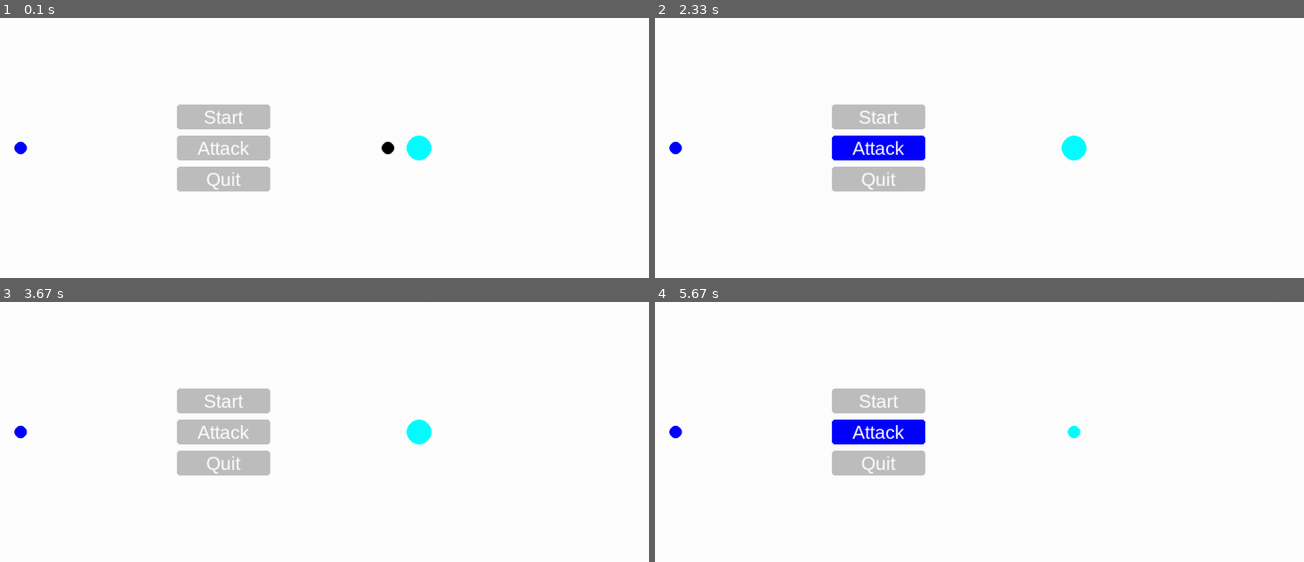
Above: before the commit, frames 1-4 (two rows, left to right).
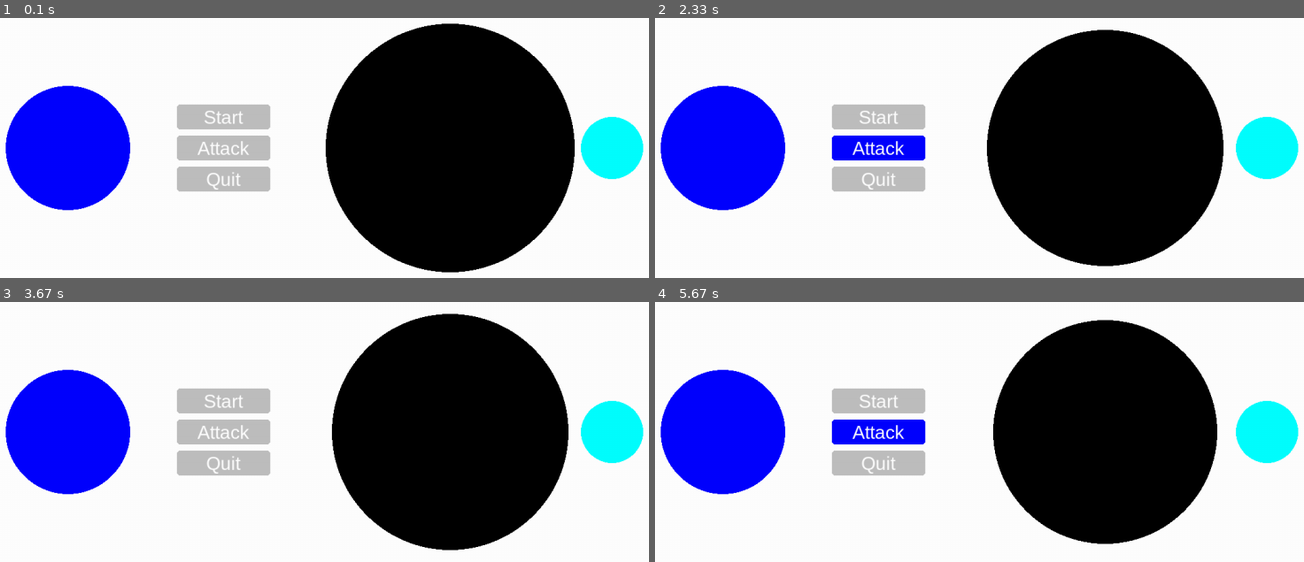
Above: after the commit, the same moments.

Repository: MathiasBenoni/IT
Game: pygame game, started from IT2/monster_rpg/main.py
Same seed, same stepped clock (60 frames per second), same inputs: the game is played once before the commit and once after it.
Inputs (mouse positions are in pixels of both pictures, inside the frame that each line leads up to):
- Up to frame 1 (0.1 s): no input
- Up to frame 2 (2.33 s): click "Start" at 0.38 s; click (1018, 176) at 0.72 s; click "Attack" at 2.05 s
- Up to frame 3 (3.67 s): click (318, 549) at 2.38 s; click "Start" at 3.22 s; click (564, 393) at 3.55 s
- Up to frame 4 (5.67 s): click "Start" at 4.38 s; click (778, 346) at 4.72 s; click "Attack" at 5.55 s

The runs differ from the first frame. In frame 1, 38% of the frame differs, in the area x 0-100%, y 2-98%; in frame 2, 35%; in frame 3, 35%; in frame 4, 32%.

Commit message:
Enemies are in a line

Diff:
--- a/IT2/monster_rpg/main.py
+++ b/IT2/monster_rpg/main.py
@@ -14,19 +14,20 @@
 running = True
 
 
+button_width = 150
+button_height = 40
+padding = 10
+
 global_y_pos = HEIGHT // 2
-enemy_x_pos = WIDTH // 2 + 50
+enemy_x_pos = WIDTH // 2 + 150
+
 enteties = [
-  Entety(10, False, 'blue', (100, global_y_pos)), # Player
-  Entety(10, True, 'black', (enemy_x_pos, global_y_pos)),
-  Entety(20, True, 'cyan', (enemy_x_pos + 50, global_y_pos))
+  Entety(100, False, 'blue', (WIDTH // 6 - button_width // 4, global_y_pos)), # Player
+  Entety(200, True, 'black', (enemy_x_pos, global_y_pos)),
+  Entety(50, True, 'cyan', (enemy_x_pos + 200 + 50 + padding, global_y_pos))
 ]
 
 player = enteties[0]
-
-button_width = 150
-button_height = 40
-padding = 10
 
 
 buttons = [
